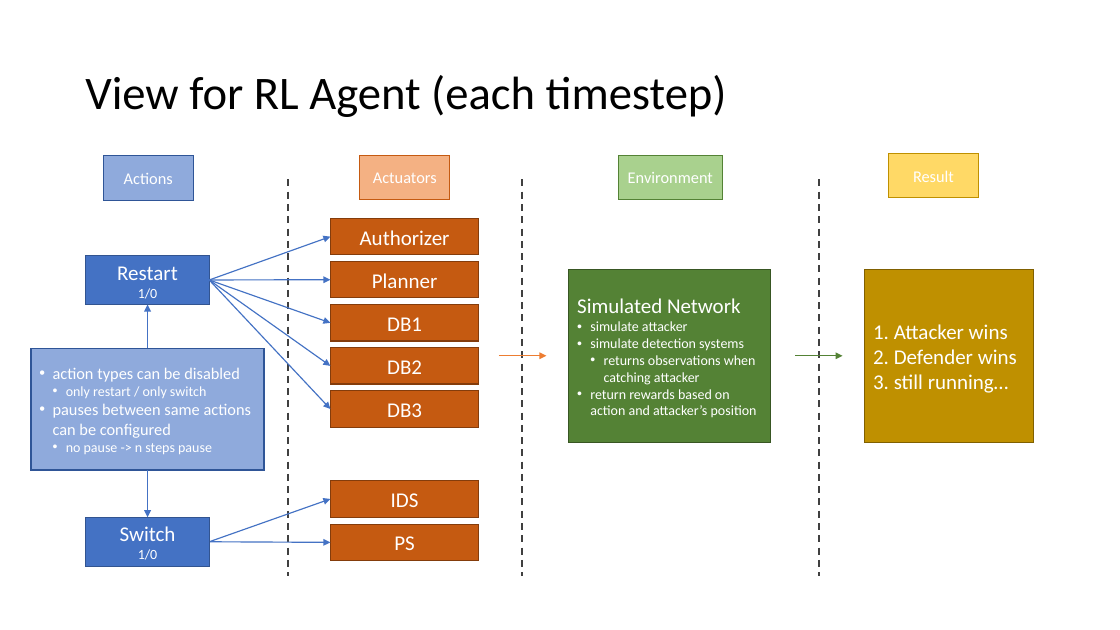
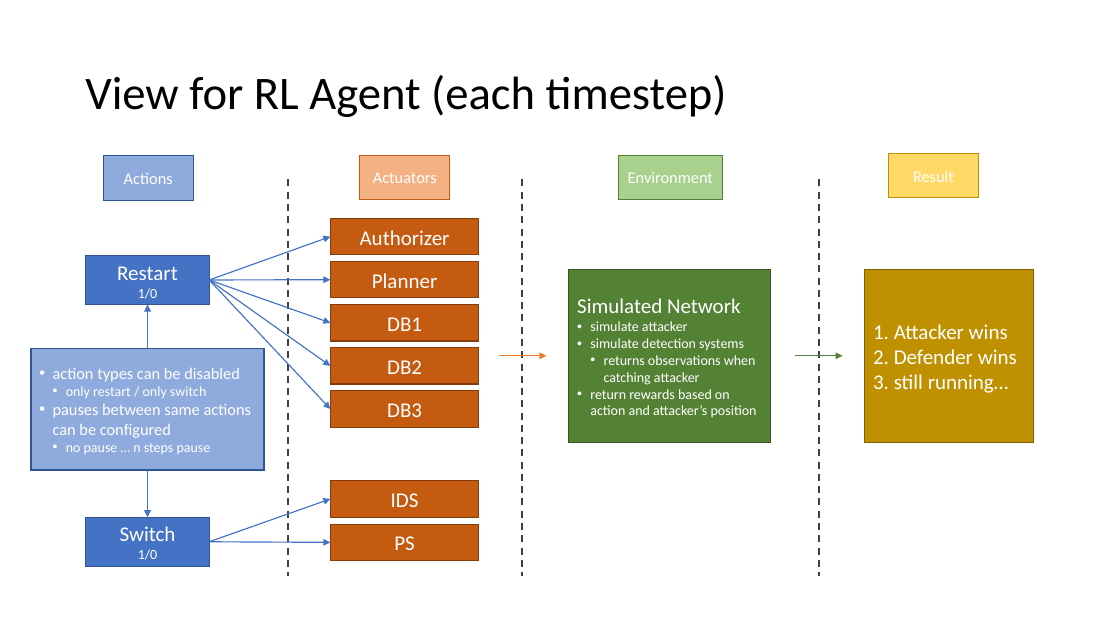
Before and after one commit to cailllev/PA, a slide deck: slide 12 of Model.pptx. Drawn at 1120x630 pixels with LibreOffice and Linux fonts; fonts in the diff are those of the drawing. Boxes give left, top, right and bottom in pixels: in the first picture for what was removed or moved away, otherwise in the second. Text is boxed around its words. In the diff, an @@ line names an element or a change of style, - is before the commit and + after.

Commit message:
small fix in model.pptx

```diff
--- a/Model.pptx
+++ b/Model.pptx
@@ text in rectangle at bbox=[66, 443, 211, 454]: text changed @@
-  • no pause -> n steps pause
+  • no pause … n steps pause
```
